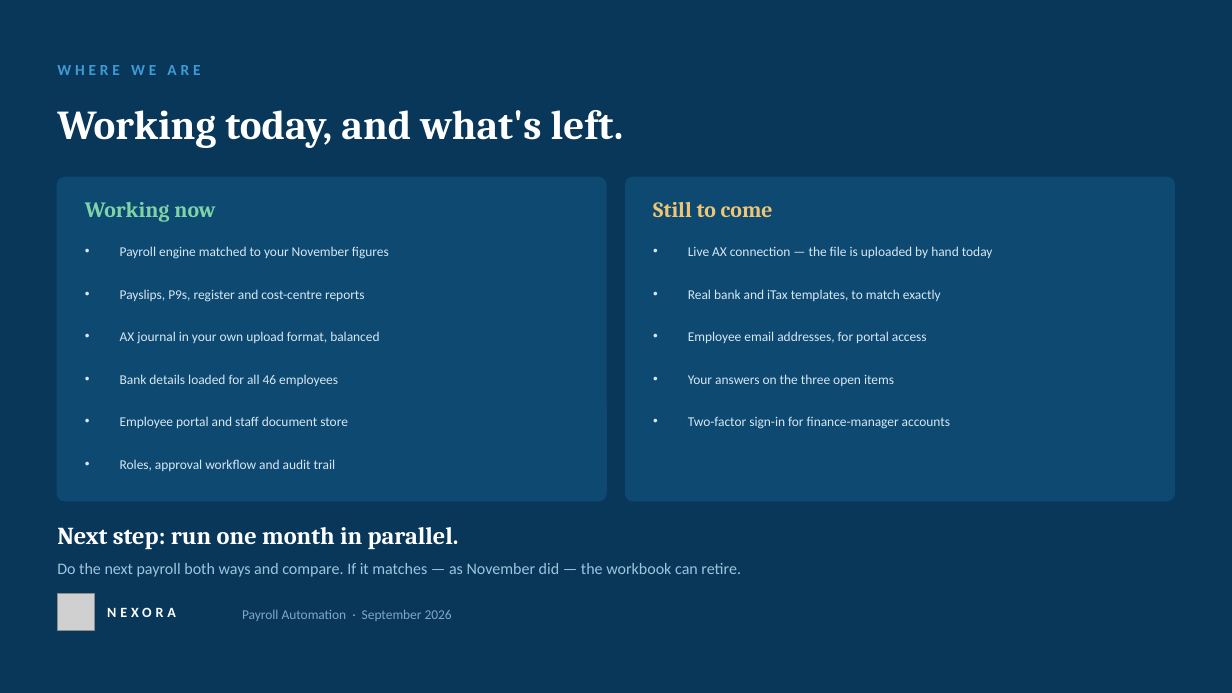
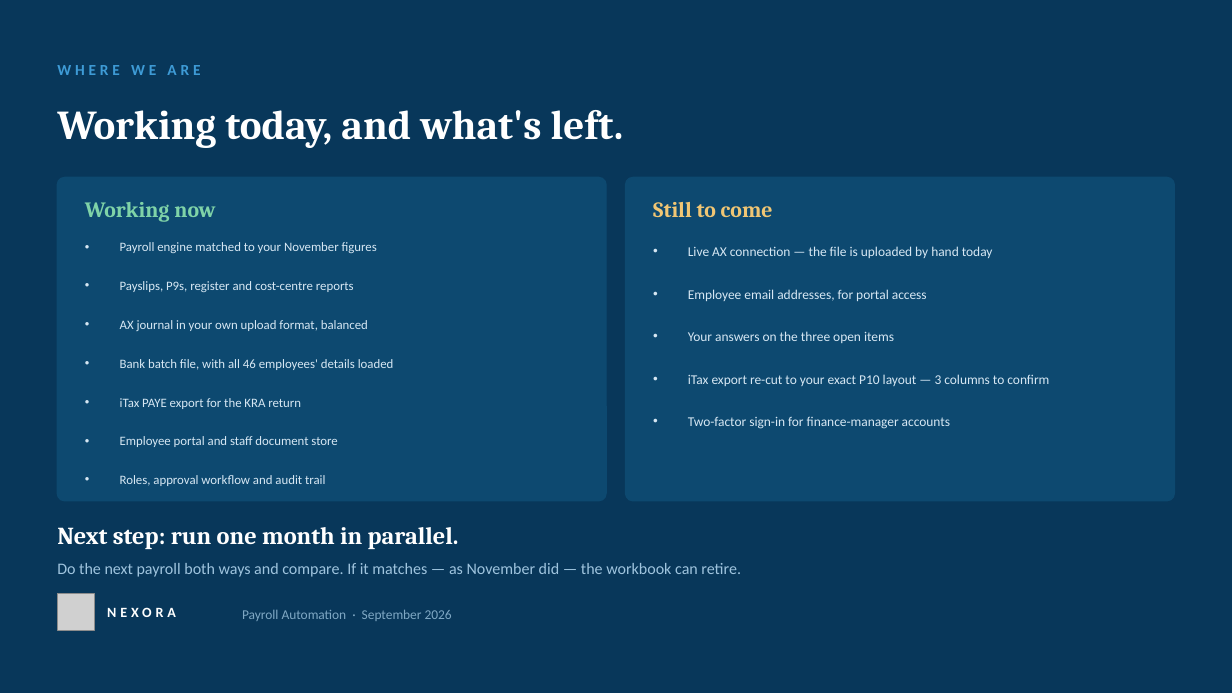
Before and after one commit to SirKuriaMugambi/Nexora, a slide deck: slide 12 of Nexora-Payroll-Presentation.pptx. Drawn at 1232x693 pixels with LibreOffice and Linux fonts; fonts in the diff are those of the drawing; grey boxes stand for pictures. Boxes give left, top, right and bottom in pixels: in the first picture for what was removed or moved away, otherwise in the second. Text is boxed around its words. In the diff, an @@ line names an element or a change of style, - is before the commit and + after.

```diff
--- a/Nexora-Payroll-Presentation.pptx
+++ b/Nexora-Payroll-Presentation.pptx
@@ text "Payslips, P9s, register and cost-centre ...": place and size @@
-text "Payslips, P9s, register and cost-centre ..." at <box>120,289,365,302</box>
+text "Payslips, P9s, register and cost-centre ..." at <box>120,281,354,292</box>
@@ text "Employee email addresses, for portal ...": place and size @@
-text "Employee email addresses, for portal ..." at <box>688,331,927,343</box>
+text "Employee email addresses, for portal ..." at <box>688,289,927,301</box>
@@ text removed at <box>688,289,941,301</box> @@
-• Real bank and iTax templates, to match exactly
@@ text "AX journal in your own ...": place and size @@
-text "AX journal in your own ..." at <box>120,331,379,344</box>
+text "AX journal in your own ..." at <box>120,320,368,331</box>
@@ text "Your answers on the three ...": place and size @@
-text "Your answers on the three ..." at <box>688,374,894,386</box>
+text "Your answers on the three ..." at <box>688,331,894,343</box>
@@ text at <box>120,359,394,370</box>: text changed; size 10.5 to 10 pt @@
-• Bank details loaded for all 46 employees
+• Bank batch file, with all 46 employees' details loaded
@@ text added at <box>688,374,1049,386</box>, 10.5 pt, text #D6E7F3 @@
+• iTax export re-cut to your exact P10 layout — 3 columns to confirm
@@ text added at <box>120,398,301,409</box>, 10 pt, text #D6E7F3 @@
+• iTax PAYE export for the KRA return
@@ size 10.5 to 10 pt; line spacing 14pt to 13.5pt in 5 elements at <box>120,242,377,253</box>, <box>120,281,354,292</box>, <box>120,320,368,331</box>, <box>120,475,325,486</box>, <box>120,436,337,447</box> @@
@@ text "Employee portal and staff document ...": place and size @@
-text "Employee portal and staff document ..." at <box>120,416,348,428</box>
+text "Employee portal and staff document ..." at <box>120,436,337,447</box>
@@ text "Roles, approval workflow and audit ...": place and size @@
-text "Roles, approval workflow and audit ..." at <box>120,459,335,471</box>
+text "Roles, approval workflow and audit ..." at <box>120,475,325,486</box>
```
Also in this commit, not shown: 1 other slide changed.
